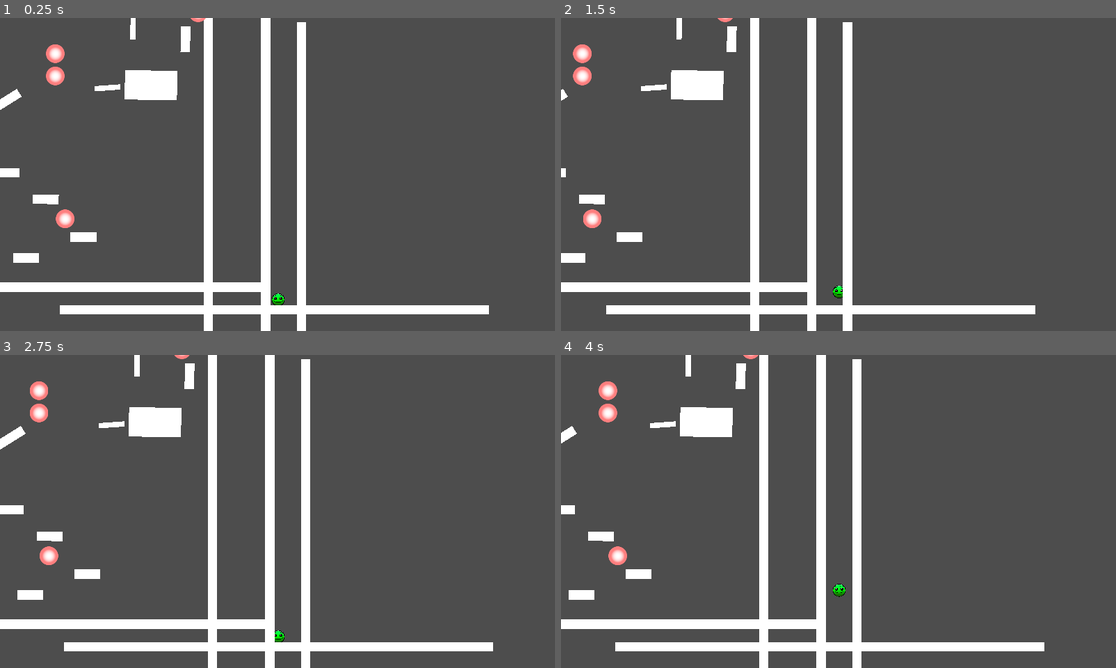
Above: before the commit, frames 1-4 (two rows, left to right).
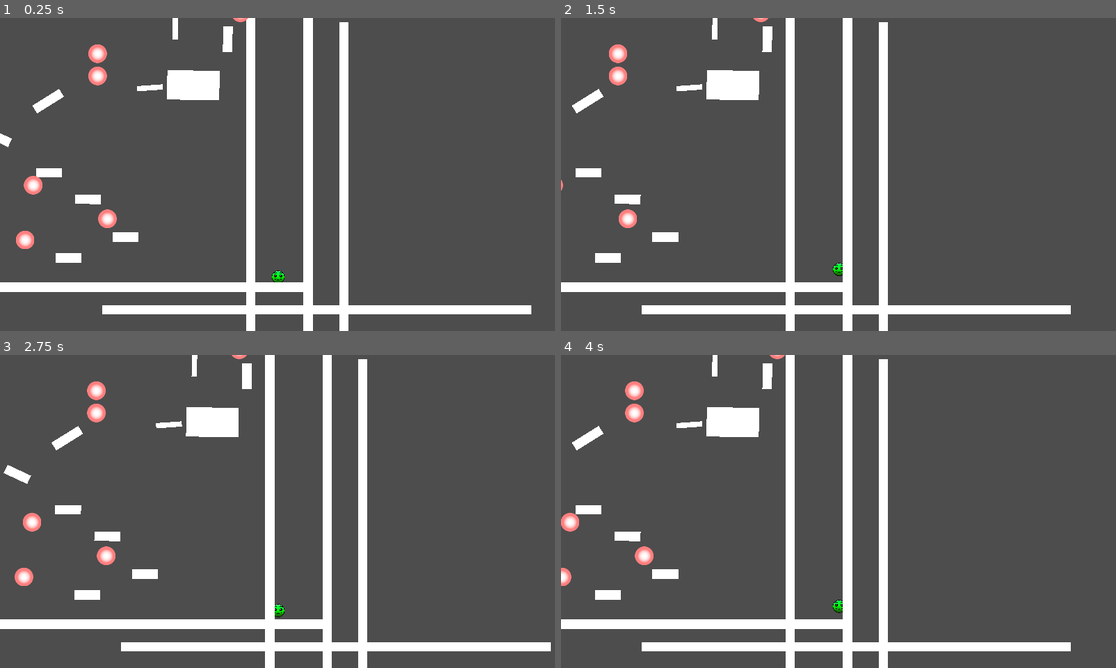
Above: after the commit, the same moments.

Repository: ReusableChopsticks/BreakoutBossfight
Game: Godot game, scene res://scenes/level_1/level.tscn
Two runs of this game, one before a commit and one after it. Both use one fixed random seed, a clock stepped at 60 frames per second and the inputs below.
Inputs:
- Up to frame 1 (0.25 s): no input
- Up to frame 2 (1.5 s): hold Z (jump) 0.53-1.28 s; hold Right (move_right) from 0.53 s (still down); tap C (dash) at 0.6 s; tap Z (jump) at 1.35 s
- Up to frame 3 (2.75 s): tap Z (jump) at 1.52, 1.82 s; tap C (dash) at 1.55, 2.1 s; release Right (move_right) at 2.03 s; hold Left (move_left) from 2.03 s (still down); hold Z (jump) from 2.03 s (still down)
- Up to frame 4 (4 s): release Left (move_left) at 2.78 s; release Z (jump) at 2.78 s; hold Right (move_right) from 2.78 s (still down); tap C (dash) at 2.85 s; tap Z (jump) at 3.02, 3.32 s; hold Z (jump) from 3.53 s (still down)

The runs differ from the first frame. In frame 1, 14% of the frame differs, in the area x 0-96%, y 0-100%; in frame 2, 10%; in frame 3, 12%; in frame 4, 14%, in the area x 0-92%, y 0-100%.

Commit message:
snap real joystick values between 0 and 1
- now actually either -1 or 1.
- starting new wall jump code

Diff:
--- a/entities/player/player.gd
+++ b/entities/player/player.gd
@@ -13,13 +13,9 @@
 @export_range(0.0, 1.0) var friction_lerp: float = 1
 # how fast you stop in air
 @export_range(0.0, 1.0) var air_friction_lerp: float = 1
+
 @export_subgroup("Wall Jump")
-@export var wall_jump_pushback = 300.0
-@export_range(0.0, 1.0) var wall_slide_lerp: float = 1
-@export var max_wall_slide_velocity: float = 1000
-var has_wall_jump_buffer: bool = false
-# touching left (>0) or right wall (<0)
-var wall_normal = Vector2.ZERO
+var is_wall_jumping = false
 
 @export_subgroup("Apex Bonuses")
 # how much to cut off your y velocity after releasing jump / hit ceiling
@@ -40,6 +36,7 @@
 
 @onready var jump_hold_timer: Timer = $Timers/JumpHoldTimer
 @onready var coyote_timer: Timer = $Timers/CoyoteTimer
+@onready var wall_coyote_timer: Timer = $Timers/WallCoyoteTimer
 @onready var buffer_timer: Timer = $Timers/BufferTimer
 @onready var wall_jump_buffer_timer: Timer = $Timers/WallJumpBufferTimer
 # this is not for character animation, but controls dash timings precisely
@@ -49,10 +46,7 @@
 var can_hold_jump: bool = true
 # allow player to jump if they press key before hitting ground
 var has_buffer: bool = false
-var has_coyote: bool = false:
-	set(val):
-		has_coyote = val
-		#print(val)
+var has_coyote: bool = false
 var is_jumping = false
 var can_dash = true
 var is_dashing = false
@@ -61,6 +55,7 @@
 var last_wall
 # left (-1) or right (1)
 var facing_dir = 1
+var wall_normal = 0
 #endregion
 
 var is_invincible = false
@@ -80,8 +75,8 @@
 		coyote_timer.start()
 	# detect the frame the player leaves a wall
 	elif last_wall == true and is_on_wall_only() == false and not is_wall_jumping:
-		has_coyote = true
-		coyote_timer.start()
+		has_wall_coyote = true
+		wall_coyote_timer.start()
 	last_floor = is_on_floor()
 	last_wall = is_on_wall_only()
 
@@ -90,7 +85,7 @@
 		has_buffer = true
 		buffer_timer.start()
 	elif Input.is_action_just_pressed("jump") and not is_on_wall_only():
-		has_wall_jump_buffer = true
+		has_wall_buffer = true
 		wall_jump_buffer_timer.start()
 
 func handle_jump():
@@ -111,6 +106,7 @@
 		release_jump()
 
 func execute_jump():
+	print("jump")
 	is_jumping = true
 	velocity.y = jump_velocity
 	can_hold_jump = true
@@ -120,39 +116,29 @@
 
 func release_jump():
 	is_jumping = false
-	is_wall_jumping = false
 	can_hold_jump = false
 	velocity.y *= release_cancel_mult
 #endregion
 
 
 #region WallJump
-var wall_jump_time = 0
-var is_wall_jumping = false
-var last_wall_normal = Vector2.ZERO
+@export var wall_slide_multiplier = 0.9
+var has_wall_coyote = false
+var has_wall_buffer = false
 func handle_wall_jump():
-	if is_wall_jumping:
-		#if signf(wall_normal.x) != signf(last_wall_normal.x):
-			#release_jump()
-		#if is_on_wall_only():
-			#release_jump()
-		#else:
-			#velocity.x = wall_jump_pushback * last_wall_normal.x
-		velocity.x = wall_jump_pushback * last_wall_normal.x
-		print(last_wall_normal.x)
-	if is_on_wall_only():
-		# wall slide
-		if (Input.is_action_pressed("move_left") or Input.is_action_pressed("move_right")):
-			velocity.y = lerpf(velocity.y, max_wall_slide_velocity, wall_slide_lerp)
-			#FIXME: ricochete issue still persists
-			if (Input.is_action_just_pressed("jump") or has_buffer or has_coyote) and not is_jumping:
-				execute_jump()
-				is_wall_jumping = true
-				last_wall_normal = wall_normal
-				$Timers/WallJumpXBoostTimer.start()
-			# prevents jump into wall -> stick and hold jump -> let go and launch again. weird movement
-		if (Input.is_action_just_released("move_left") or Input.is_action_just_released("move_right")):
-			release_jump()
+	if is_on_wall_only() and direction:
+		is_jumping = false
+		can_hold_jump = false
+		velocity.y *= wall_slide_multiplier
+	if Input.is_action_just_pressed("jump") and (is_on_wall_only() or has_wall_coyote):
+		execute_wall_jump()
+
+var wall_boost = 2000
+func execute_wall_jump():
+	velocity.y = -700
+	velocity.x = wall_boost * wall_normal.x
+	#print(wall_normal.x)
+	has_wall_coyote = false
 #endregion
 
 func handle_gravity(delta):
@@ -161,7 +147,7 @@
 				velocity.y < apex_range
 				and velocity.y > -apex_range
 				and not is_on_wall()
-						) else 1
+						) else 1.0
 	# upon jump release, add force downwards
 	if not Input.is_action_pressed("jump") and velocity.y < 0:
 		release_jump()
@@ -170,9 +156,10 @@
 		# basically unlimited up velocity explaining the -999999
 		velocity.y = clampf(velocity.y + (gravity * delta * y_apex_mod), -999999, max_fall_velocity)
 
+var direction = 0
 func handle_direction():
 	# keep facing_dir to last direction facing when staying still
-	var direction = Input.get_axis("move_left", "move_right")
+	direction = signf(Input.get_axis("move_left", "move_right"))
 	facing_dir = direction if direction != 0 and not is_dashing else facing_dir
 	if direction:
 		#velocity.x = velocity.x + (direction * move_speed)
@@ -214,7 +201,7 @@
 	handle_wall_jump()
 	handle_dash()
 
-	#print(velocity)
+	print(velocity)
 	move_and_slide()
 	wall_normal = get_wall_normal()
 
@@ -231,7 +218,13 @@
 	has_buffer = false
 
 func _on_wall_jump_buffer_timer_timeout():
-	has_wall_jump_buffer = false
+	has_wall_buffer = false
 
 func _on_wall_jump_x_boost_timer_timeout():
 	is_wall_jumping = false
+
+func _on_wall_coyote_timer_timeout():
+	has_wall_coyote = false
+
+#func _on_dash_cooldown_timer_timeout():
+	#can_dash = true
--- a/entities/player/player.tscn
+++ b/entities/player/player.tscn
@@ -37,7 +37,7 @@
 
 [sub_resource type="Animation" id="Animation_2jlfd"]
 resource_name = "dash"
-length = 0.2
+length = 0.5
 tracks/0/type = "value"
 tracks/0/imported = false
 tracks/0/enabled = true
@@ -96,9 +96,6 @@
 move_lerp = 0.895
 friction_lerp = 0.549
 air_friction_lerp = 0.216
-wall_jump_pushback = 4000.0
-wall_slide_lerp = 0.85
-max_wall_slide_velocity = 3000.0
 apex_range = 138.095
 apex_grav_multiplier = 0.145
 apex_x_multiplier = 1.143
@@ -126,8 +123,12 @@
 wait_time = 0.1
 one_shot = true
 
+[node name="WallCoyoteTimer" type="Timer" parent="Timers"]
+wait_time = 0.1
+one_shot = true
+
 [node name="BufferTimer" type="Timer" parent="Timers"]
-wait_time = 0.3
+wait_time = 0.1
 one_shot = true
 
 [node name="WallJumpBufferTimer" type="Timer" parent="Timers"]
@@ -152,6 +153,8 @@
 
 [connection signal="timeout" from="Timers/JumpHoldTimer" to="." method="_on_jump_hold_timer_timeout"]
 [connection signal="timeout" from="Timers/CoyoteTimer" to="." method="_on_coyote_timer_timeout"]
+[connection signal="timeout" from="Timers/WallCoyoteTimer" to="." method="_on_wall_coyote_timer_timeout"]
 [connection signal="timeout" from="Timers/BufferTimer" to="." method="_on_buffer_timer_timeout"]
 [connection signal="timeout" from="Timers/WallJumpBufferTimer" to="." method="_on_wall_jump_buffer_timer_timeout"]
 [connection signal="timeout" from="Timers/WallJumpXBoostTimer" to="." method="_on_wall_jump_x_boost_timer_timeout"]
+[connection signal="timeout" from="Timers/DashCooldownTimer" to="." method="_on_dash_cooldown_timer_timeout"]
--- a/scenes/level_1/level.tscn
+++ b/scenes/level_1/level.tscn
@@ -7,12 +7,9 @@
 [node name="Level" type="Node2D"]
 
 [node name="Player" parent="." instance=ExtResource("1_37hb1")]
-position = Vector2(1513, 776)
+position = Vector2(1367, 686)
 move_speed = 500
 max_fall_velocity = 1000
-wall_jump_pushback = 300.0
-wall_slide_lerp = 0.743
-max_wall_slide_velocity = 100.0
 apex_grav_multiplier = 0.815
 
 [node name="LeftWall" parent="." instance=ExtResource("2_loud2")]
